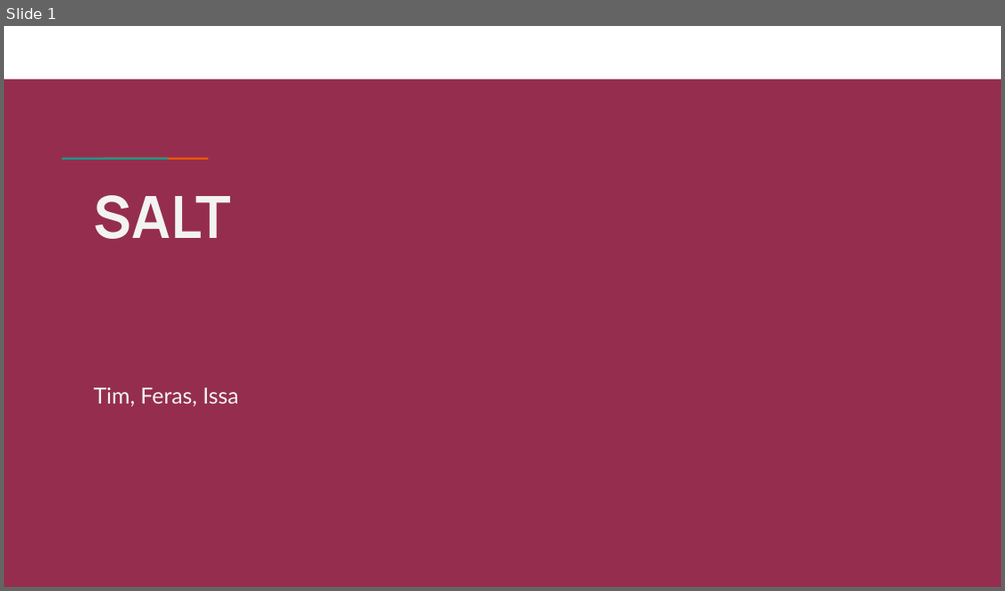
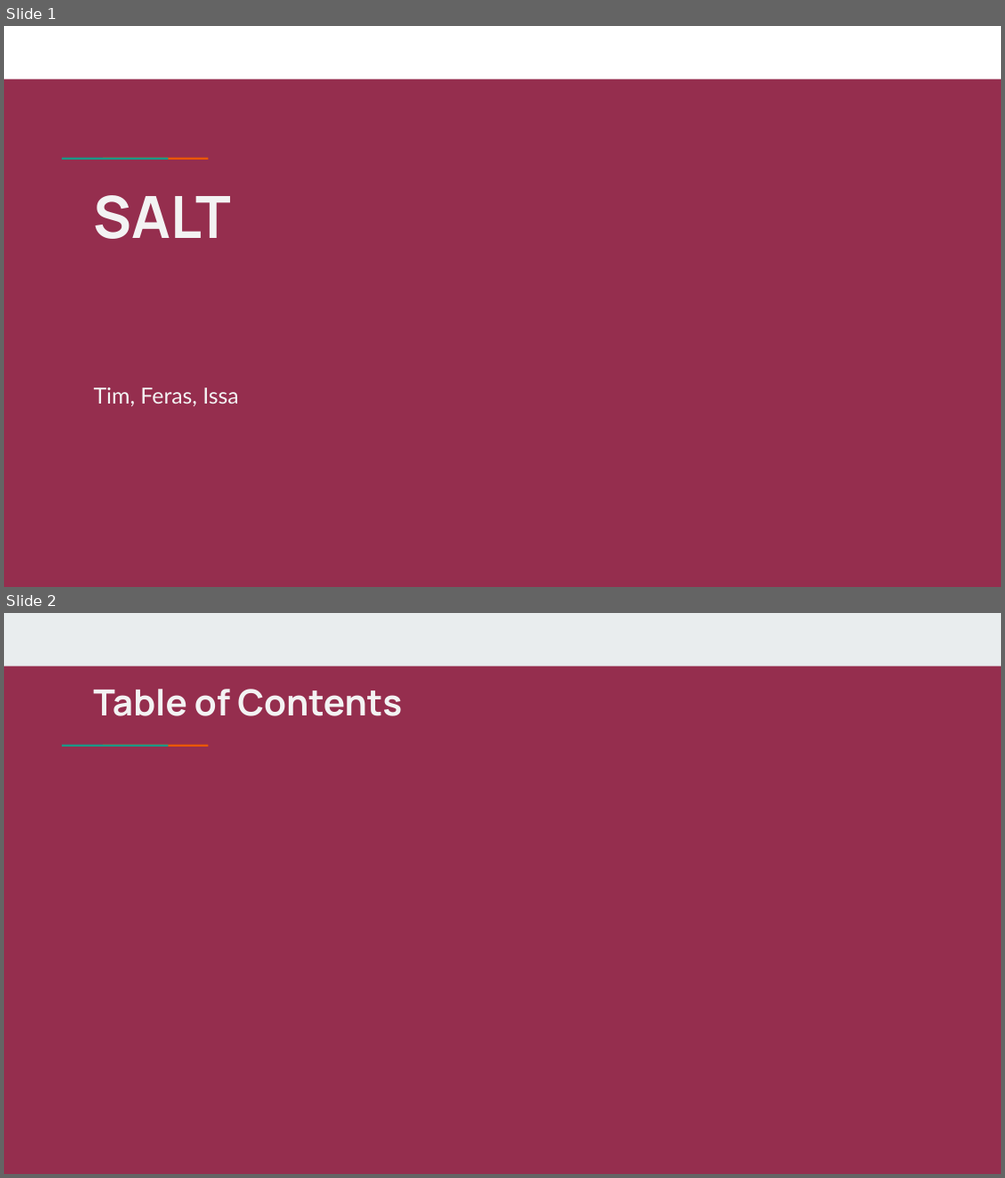
Before and after one commit to ttufford/publicphp3, a slide deck: User_Instructions.pptx. Shown one above the other, each under a label of ours: slide 1 before the commit, slides 1 and 2 after it. The pictures are 1005x591 and 1005x1178 pixels, drawn with LibreOffice and Linux fonts; fonts in the diff are those of the drawing. Boxes give left, top, right and bottom in pixels: in the first picture for what was removed or moved away, otherwise in the second. Text is boxed around its words. In the diff, an @@ line names an element or a change of style, - is before the commit and + after.

```diff
--- a/User_Instructions.pptx
+++ b/User_Instructions.pptx
@@ slide 2 added at <box>4,613,1001,1174</box>, background #8C1D40 at 92% opacity; not listed: 2 template elements that a slide beside it also shows @@
@@ rectangle added at <box>4,613,1001,666</box>, fill #E9EDEE @@
@@ title added at <box>93,689,402,716</box>, 26 pt, text #F3F3F3, bold @@
+Table of Contents
```
Also in this commit, not shown: 20 slides removed, 11 other files.
